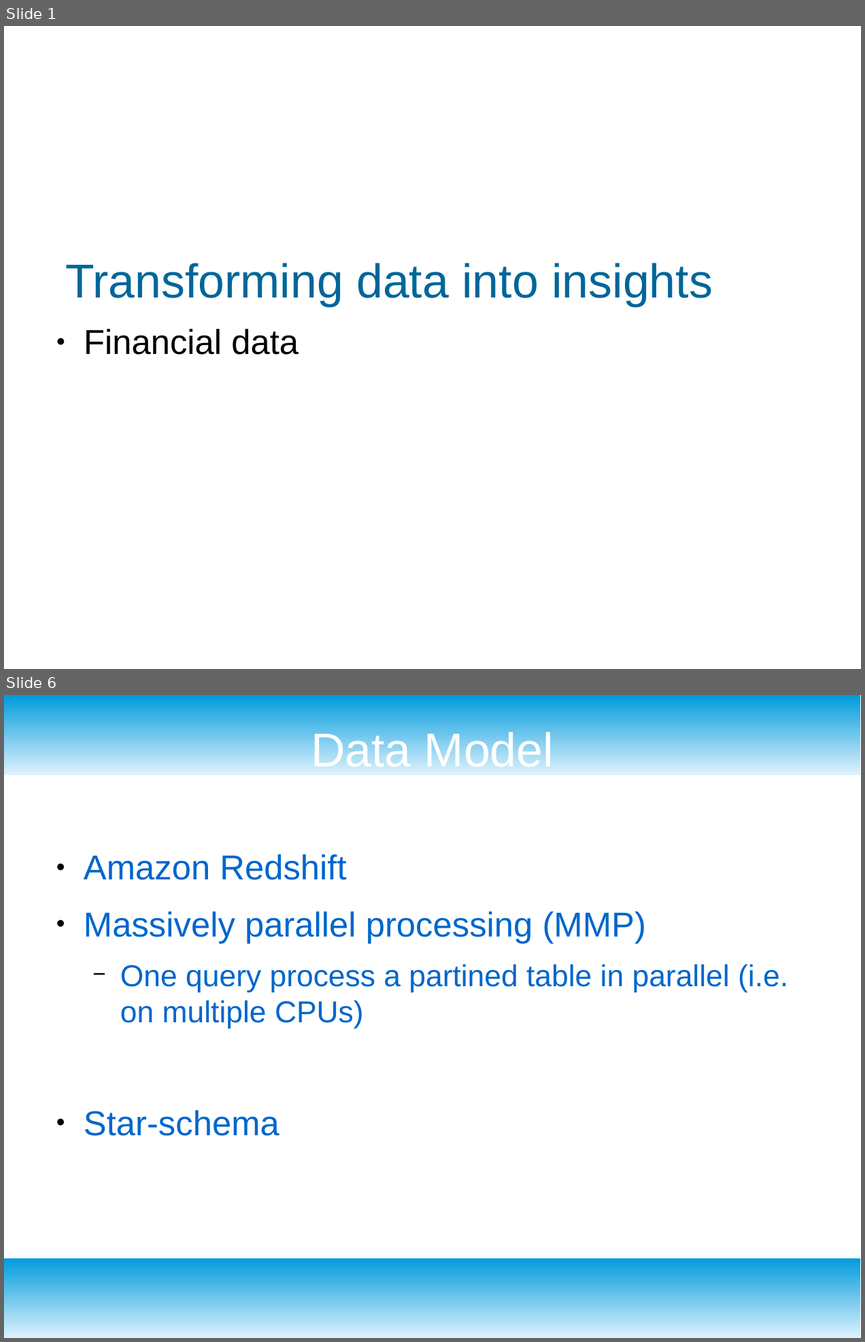
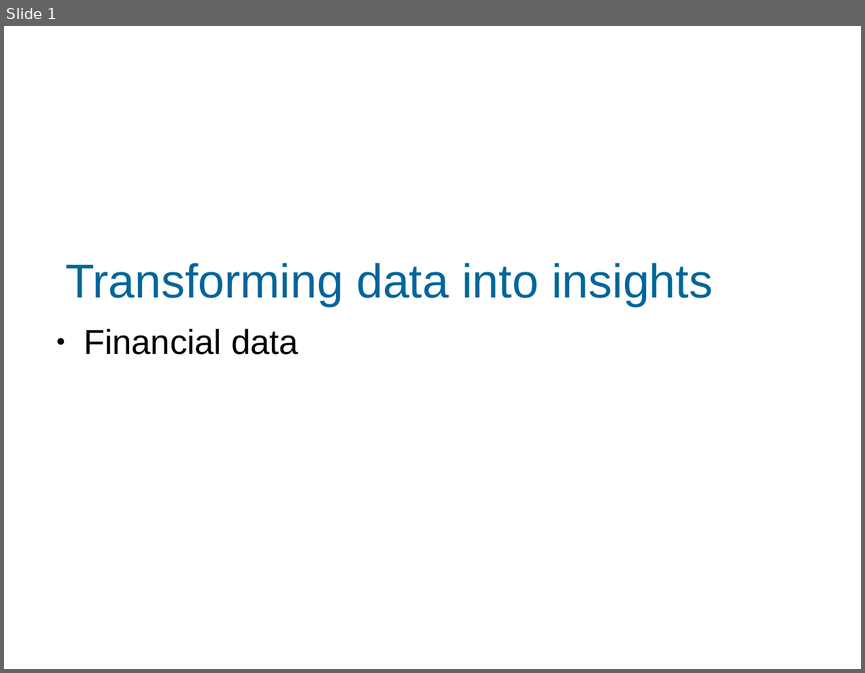
Before and after one commit to MartinBA741/finance_etl, a slide deck: presentation.odp. Shown one above the other, each under a label of ours: slides 1 and 6 before the commit, slide 1 after it; the slides between them are not shown. The pictures are 865x1342 and 865x673 pixels, drawn with LibreOffice and Linux fonts; fonts in the diff are those of the drawing; background and template pictures are left out. Boxes give left, top, right and bottom in pixels: in the first picture for what was removed or moved away, otherwise in the second. Text is boxed around its words. In the diff, an @@ line names an element or a change of style, - is before the commit and + after.

```diff
--- a/presentation.odp
+++ b/presentation.odp
@@ slide 6 removed at (4,695,861,1338), background #FFFFFF @@
@@ rectangle removed at (4,695,861,775) @@
@@ title removed at (311,728,553,767) @@
-Data Model
@@ text removed at (84,854,788,1136) @@
-● Amazon Redshift
-● Massively parallel processing (MMP)
-  − One query process a partined table in parallel (i.e. on multiple CPUs)
-● Star-schema
@@ rectangle removed at (4,1258,861,1338) @@
```
Also in this commit, not shown: 4 slides changed, 1 slide added, 1 other slide removed.
